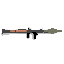
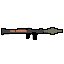
Layers edited between the first and the second 64 × 64 image:
painted on "Layer 0" over [1, 27, 63, 40]
